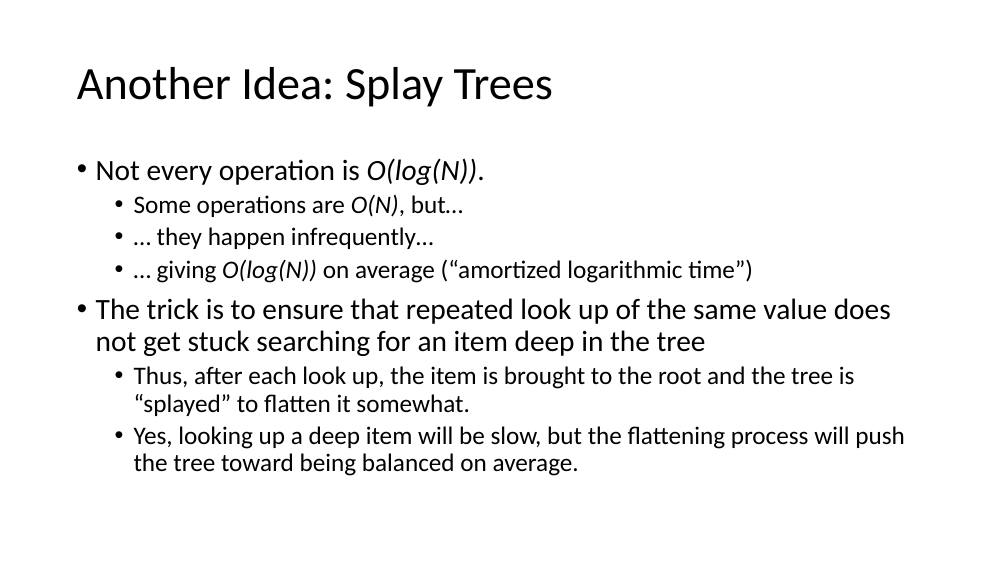
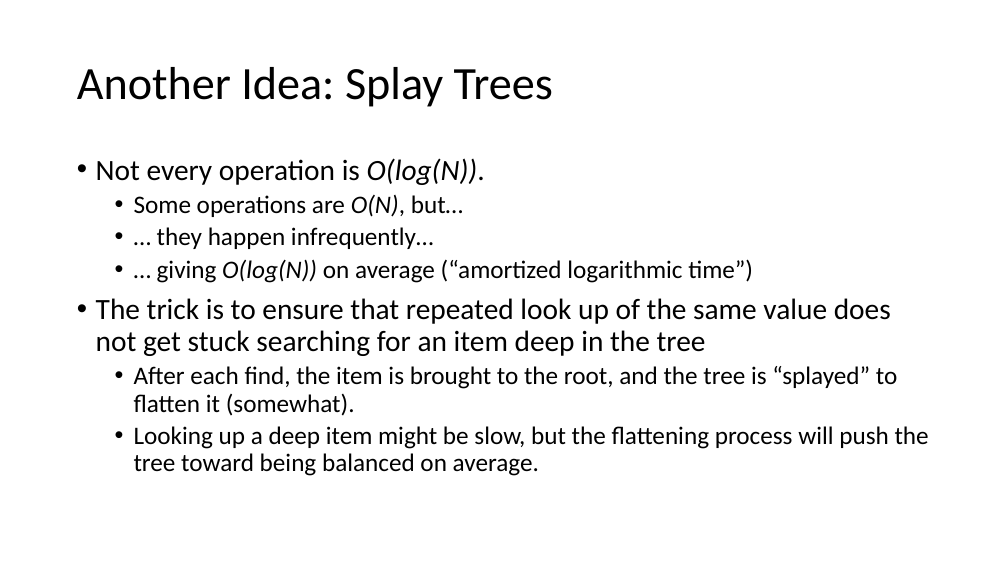
Before and after one commit to pchapin/cpp, a slide deck: slide 11 of SplayTree/SplayTrees.pptx. Drawn at 1008x567 pixels with LibreOffice and Linux fonts; fonts in the diff are those of the drawing. Boxes give left, top, right and bottom in pixels: in the first picture for what was removed or moved away, otherwise in the second. Text is boxed around its words. In the diff, an @@ line names an element or a change of style, - is before the commit and + after.

Commit message:
Cleaned up and extended the presentation on splay trees.

```diff
--- a/SplayTree/SplayTrees.pptx
+++ b/SplayTree/SplayTrees.pptx
@@ text at bbox=[134, 366, 929, 476]: text changed @@
-  • Thus, after each look up, the item is brought to the root and the tree is “splayed” to flatten it somewhat.
-  • Yes, looking up a deep item will be slow, but the flattening process will push the tree toward being balanced on average.
+  • After each find, the item is brought to the root, and the tree is “splayed” to flatten it (somewhat).
+  • Looking up a deep item might be slow, but the flattening process will push the tree toward being balanced on average.
```
Also in this commit, not shown: 13 other slides changed, 3 slides added.
